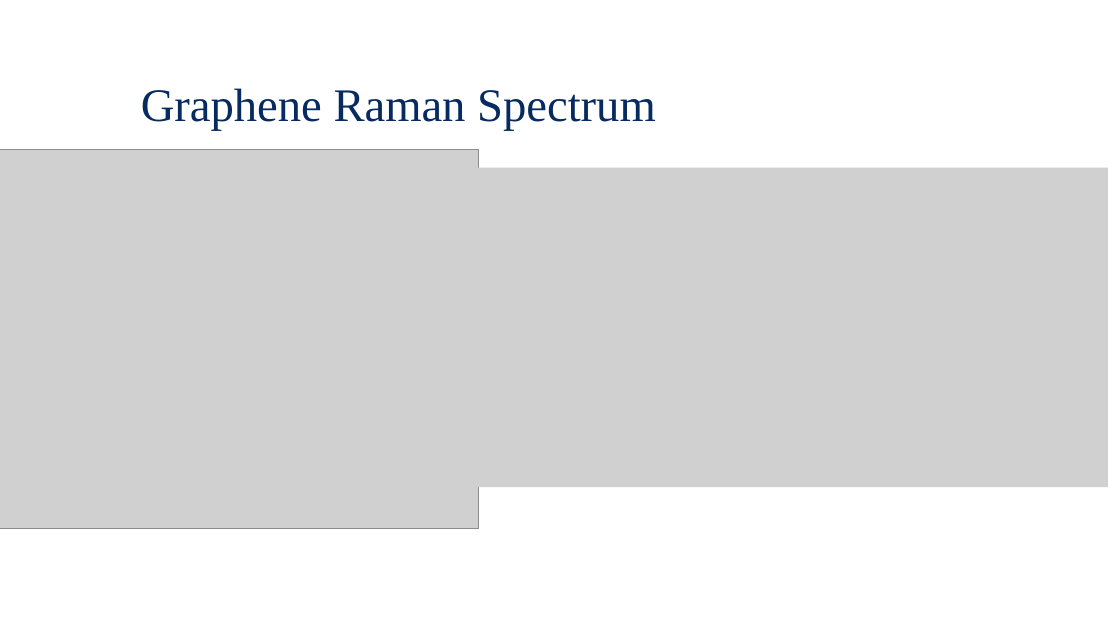
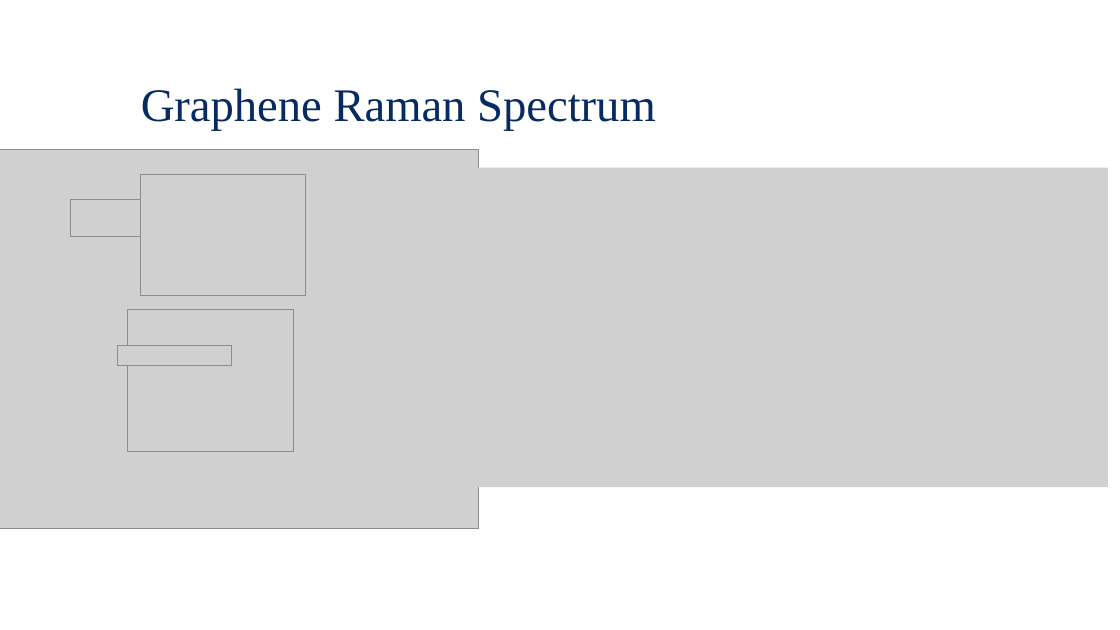
Before and after one commit to Waterbird20/APL2, a slide deck: slide 7 of Raman_Final Presentation.pptx. Drawn at 1120x630 pixels with LibreOffice and Linux fonts; fonts in the diff are those of the drawing; grey boxes stand for pictures; background and template pictures are left out. Boxes give left, top, right and bottom in pixels: in the first picture for what was removed or moved away, otherwise in the second. Text is boxed around its words. In the diff, an @@ line names an element or a change of style, - is before the commit and + after.

Commit message:
ppt modified

```diff
--- a/Raman_Final Presentation.pptx
+++ b/Raman_Final Presentation.pptx
@@ picture added at <box>140,175,306,296</box> @@
@@ picture added at <box>71,200,164,237</box> @@
@@ picture added at <box>128,310,293,452</box> @@
@@ picture added at <box>118,345,231,365</box> @@
```
Also in this commit, not shown: 2 other slides changed, 3 slides added, 1 slide removed, 1 other file.
